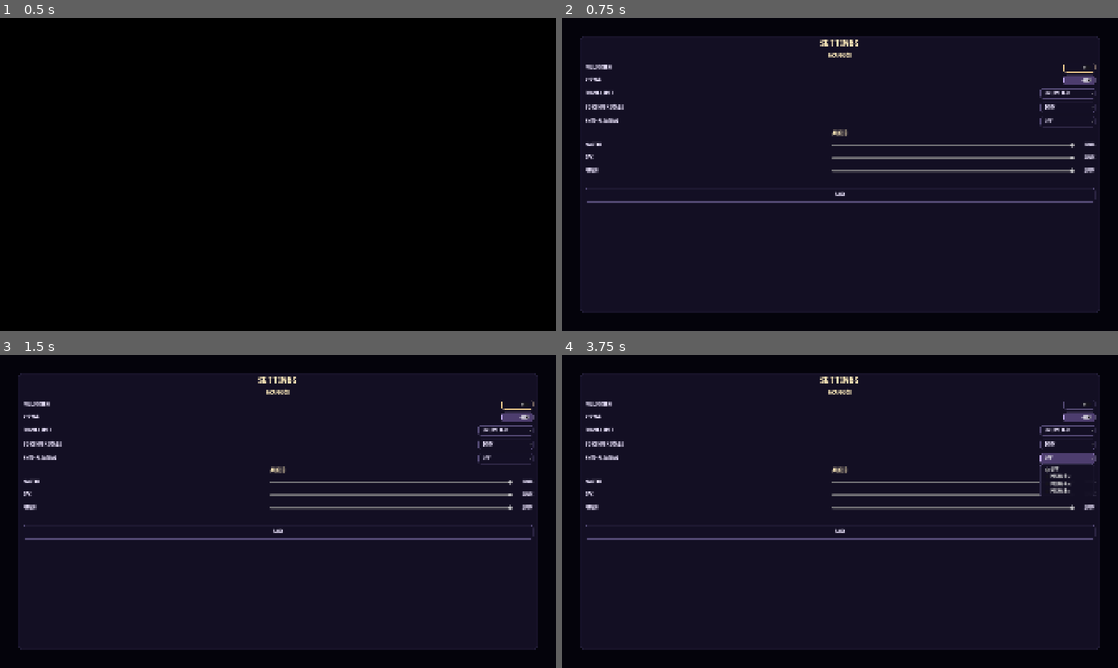
Above: before the commit, frames 1-4 (two rows, left to right).
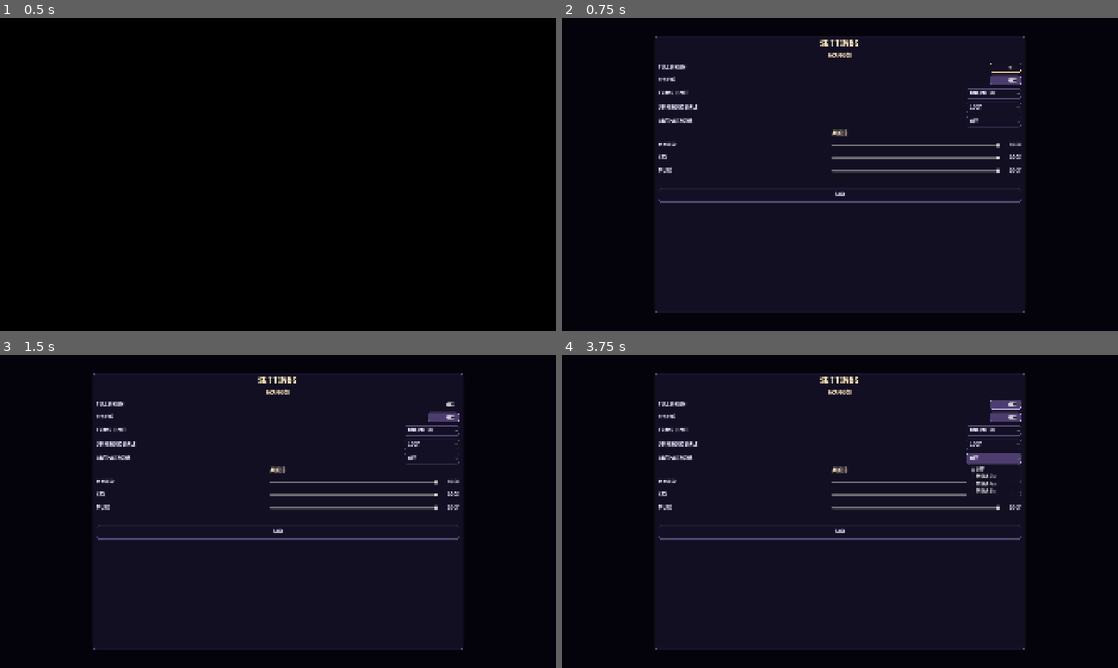
Above: after the commit, the same moments.

Repository: Dempsey845/moonlit-mayhem
Game: Godot game, scene res://MainMenu/main_menu.tscn
Same seed, same stepped clock (60 frames per second), same inputs: the game is played once before the commit and once after it.
Inputs (mouse positions are in pixels of both pictures, inside the frame that each line leads up to):
- Up to frame 1 (0.5 s): no input
- Up to frame 2 (0.75 s): click "Settings" at 0.5 s
- Up to frame 3 (1.5 s): click (444, 405) at 1.27 s
- Up to frame 4 (3.75 s): click "Unlimited" at 2 s; click "100%" at 2.75 s; click "Off" at 3.5 s

Frame 1 is identical in both runs. In frame 2, 5.6% of the frame differs, in the area x 3-97%, y 5-95%; in frame 3, 5.6%; in frame 4, 6.5%.

Commit message:
Imported the UI sounds system from Shy Scarecrow.

Diff:
--- a/MainMenu/main_menu.tscn
+++ b/MainMenu/main_menu.tscn
@@ -6,6 +6,7 @@
 [ext_resource type="PackedScene" uid="uid://dbyfdoyyhd0d4" path="res://Graveyard/graveyard.tscn" id="2_kbpwf"]
 [ext_resource type="PackedScene" uid="uid://q70xb5it24fc" path="res://Graveyard/Props/Cross/cross.tscn" id="3_5de1l"]
 [ext_resource type="PackedScene" uid="uid://dl5hqwty7bu8c" path="res://Graveyard/transition_ui.tscn" id="6_kbpwf"]
+[ext_resource type="Script" uid="uid://dxdpg8g0spvm7" path="res://MainMenu/menu_ui.gd" id="6_r0x8f"]
 [ext_resource type="Script" uid="uid://ctkrfuqe12ffl" path="res://Settings/main_menu_settings_bridge.gd" id="settings_bridge"]
 
 [sub_resource type="ShaderMaterial" id="ShaderMaterial_3w4mj"]
@@ -185,6 +186,7 @@
 mesh = SubResource("ArrayMesh_5de1l")
 
 [node name="MenuUI" type="CanvasLayer" parent="." unique_id=1005843932]
+script = ExtResource("6_r0x8f")
 
 [node name="Scrim" type="ColorRect" parent="MenuUI" unique_id=967378161]
 material = SubResource("ShaderMaterial_scrim")
--- /dev/null
+++ b/MainMenu/menu_ui.gd
@@ -0,0 +1,4 @@
+extends CanvasLayer
+
+func _ready() -> void:
+    UISounds.bind_controls(self)
--- a/Settings/settings_menu.gd
+++ b/Settings/settings_menu.gd
@@ -27,6 +27,8 @@
 	Input.mouse_mode = Input.MOUSE_MODE_VISIBLE
 
 	_bind_controls()
+
+	UISounds.bind_controls(self)
 
 func _bind_controls() -> void:
 	_bind_toggle(content.get_node("FullscreenRow/Control"), "fullscreen")
--- a/Settings/settings_menu.tscn
+++ b/Settings/settings_menu.tscn
@@ -87,9 +87,9 @@
 anchor_right = 1.0
 anchor_bottom = 1.0
 theme = SubResource("Theme_thxuc")
-theme_override_constants/margin_left = 64
+theme_override_constants/margin_left = 320
 theme_override_constants/margin_top = 64
-theme_override_constants/margin_right = 64
+theme_override_constants/margin_right = 320
 theme_override_constants/margin_bottom = 64
 
 [node name="Panel" type="PanelContainer" parent="Margin" unique_id=708227409]
--- a/Systems/GameMenu/game_menu.gd
+++ b/Systems/GameMenu/game_menu.gd
@@ -10,6 +10,8 @@
 var can_open: bool = true
 
 func _ready() -> void:
+	UISounds.bind_controls(self)
+
 	settings_button.pressed.connect(func():
 		open_settings()
 	)
@@ -17,6 +19,7 @@
 	menu_button.pressed.connect(func():
 		can_open = false
 		get_tree().paused = false
+		visible = false
 		await transition_ui.transition()
 		get_tree().change_scene_to_file("res://MainMenu/main_menu.tscn")
 	)
--- /dev/null
+++ b/Systems/ui_sounds.gd
@@ -0,0 +1,119 @@
+extends Node
+
+## Soft UI SFX Free pack by heyheythere (CC BY 4.0).
+const SOUNDS := {
+	"hover": preload("res://Audio/soft-ui-sfx-free/WAV/hover/hover_tick_01.wav"),
+	"click": preload("res://Audio/soft-ui-sfx-free/WAV/clicks/click_wood_01.wav"),
+	"confirm": preload("res://Audio/soft-ui-sfx-free/WAV/confirm/confirm_pluck_01.wav"),
+	"back": preload("res://Audio/soft-ui-sfx-free/WAV/cancel/back_01.wav"),
+	"open": preload("res://Audio/soft-ui-sfx-free/WAV/windows/open_01.wav"),
+	"close": preload("res://Audio/soft-ui-sfx-free/WAV/windows/close_01.wav"),
+	"on": preload("res://Audio/soft-ui-sfx-free/WAV/toggles/toggle_on_01.wav"),
+	"off": preload("res://Audio/soft-ui-sfx-free/WAV/toggles/toggle_off_01.wav"),
+	"error": preload("res://Audio/soft-ui-sfx-free/WAV/error/error_01.wav"),
+}
+var _players: Array[AudioStreamPlayer] = []
+var _next_player: int = 0
+var _last_hover: int = -1000
+var _last_slider: int = -1000
+var _last_navigation: int = -1000
+
+
+func _ready() -> void:
+	process_mode = Node.PROCESS_MODE_ALWAYS
+	for i in range(4):
+		var player := AudioStreamPlayer.new()
+		player.bus = &"SFX" if AudioServer.get_bus_index(&"SFX") >= 0 else &"Master"
+		add_child(player)
+		_players.append(player)
+
+
+func _input(event: InputEvent) -> void:
+	for action in [&"ui_up", &"ui_down", &"ui_left", &"ui_right", &"ui_focus_next", &"ui_focus_prev"]:
+		if event.is_action_pressed(action):
+			_last_navigation = Time.get_ticks_msec()
+			break
+
+
+func play(sound: String) -> void:
+	if not SOUNDS.has(sound) or _players.is_empty():
+		return
+	var player: AudioStreamPlayer = _players[_next_player]
+	_next_player = (_next_player + 1) % _players.size()
+	player.stream = SOUNDS[sound]
+	player.volume_db = -20.0 if sound == "hover" else -12.0
+	player.play()
+
+
+func bind_controls(root: Node) -> void:
+	if root.has_meta(&"ui_audio_bound"):
+		return
+	root.set_meta(&"ui_audio_bound", true)
+	if root is ConfirmationDialog:
+		bind_dialog(root)
+		return
+	if root is BaseButton:
+		root.mouse_entered.connect(_hover.bind(root, false))
+		root.focus_entered.connect(_hover.bind(root, true))
+		if root is OptionButton:
+			root.pressed.connect(play.bind("click"))
+			root.item_selected.connect(_selected)
+			root.get_popup().id_focused.connect(_popup_hover)
+		elif root.toggle_mode:
+			root.toggled.connect(_toggle)
+		elif root.name not in [&"SettingsButton", &"DoneButton", &"CloseButton", &"ContinueButton", &"QuitButton", &"ExitButton"]:
+			var sound := "confirm" if root.name in [&"PlayButton", &"MenuButton", &"ResetGraphics"] else "click"
+			root.pressed.connect(play.bind(sound))
+	elif root is Slider:
+		root.value_changed.connect(_slider_changed.bind(root))
+		root.focus_entered.connect(_hover.bind(root, true))
+	for child in root.get_children():
+		bind_controls(child)
+
+
+func bind_dialog(dialog: ConfirmationDialog) -> void:
+	if dialog.has_meta(&"ui_dialog_audio_bound"):
+		return
+	dialog.set_meta(&"ui_dialog_audio_bound", true)
+	for button in [dialog.get_ok_button(), dialog.get_cancel_button()]:
+		button.mouse_entered.connect(_hover.bind(button, false))
+		button.focus_entered.connect(_hover.bind(button, true))
+	dialog.confirmed.connect(play.bind("confirm"))
+	dialog.about_to_popup.connect(play.bind("open"))
+	dialog.canceled.connect(play.bind("back"))
+
+
+func _hover(control: Control, keyboard: bool) -> void:
+	if not control.is_visible_in_tree() or (control is BaseButton and control.disabled):
+		return
+	var now := Time.get_ticks_msec()
+	if keyboard and now - _last_navigation > 100:
+		return
+	if now - _last_hover < 65:
+		return
+	_last_hover = now
+	play("hover")
+
+
+func _popup_hover(_index: int) -> void:
+	var now := Time.get_ticks_msec()
+	if now - _last_hover >= 65:
+		_last_hover = now
+		play("hover")
+
+
+func _selected(_index: int) -> void:
+	play("confirm")
+
+
+func _toggle(enabled: bool) -> void:
+	play("on" if enabled else "off")
+
+
+func _slider_changed(_value: float, slider: Slider) -> void:
+	if not slider.is_visible_in_tree() or not slider.editable:
+		return
+	var now := Time.get_ticks_msec()
+	if now - _last_slider >= 100:
+		_last_slider = now
+		play("hover")
--- a/project.godot
+++ b/project.godot
@@ -22,6 +22,7 @@
 [autoload]
 
 GameSettings="*uid://ctymdl5qr666t"
+UISounds="*uid://dp4ea1tjub2r6"
 
 [display]
 
Not shown, added: Audio/soft-ui-sfx-free/LICENSE.txt
Not shown, added: Audio/soft-ui-sfx-free/README.txt
Not shown, added: Audio/soft-ui-sfx-free/WAV/cancel/back_01.wav.import
Not shown, added: Audio/soft-ui-sfx-free/WAV/cancel/cancel_01.wav.import
Not shown, added: Audio/soft-ui-sfx-free/WAV/clicks/click_01.wav.import
Not shown, added: Audio/soft-ui-sfx-free/WAV/clicks/click_pop_01.wav.import
Not shown, added: Audio/soft-ui-sfx-free/WAV/clicks/click_wood_01.wav.import
Not shown, added: Audio/soft-ui-sfx-free/WAV/confirm/confirm_01.wav.import
Not shown, added: Audio/soft-ui-sfx-free/WAV/confirm/confirm_03.wav.import
Not shown, added: Audio/soft-ui-sfx-free/WAV/confirm/confirm_pluck_01.wav.import
Not shown, added: Audio/soft-ui-sfx-free/WAV/drag/drop_01.wav.import
Not shown, added: Audio/soft-ui-sfx-free/WAV/error/error_01.wav.import
(and 42 more such lines)
